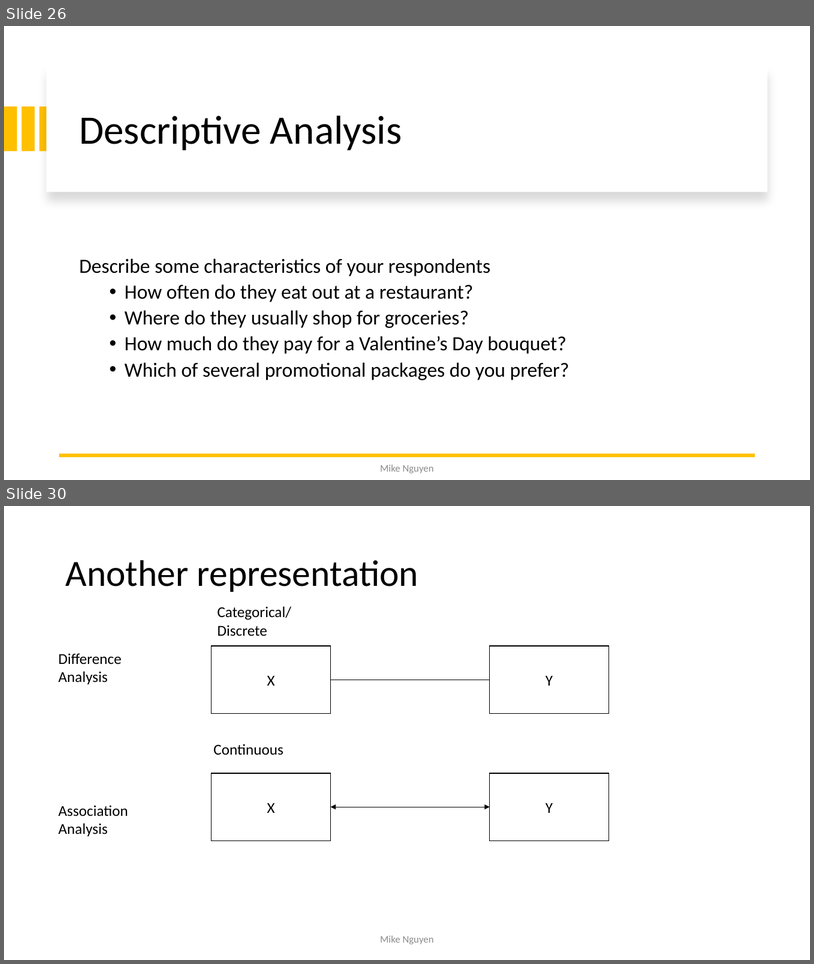
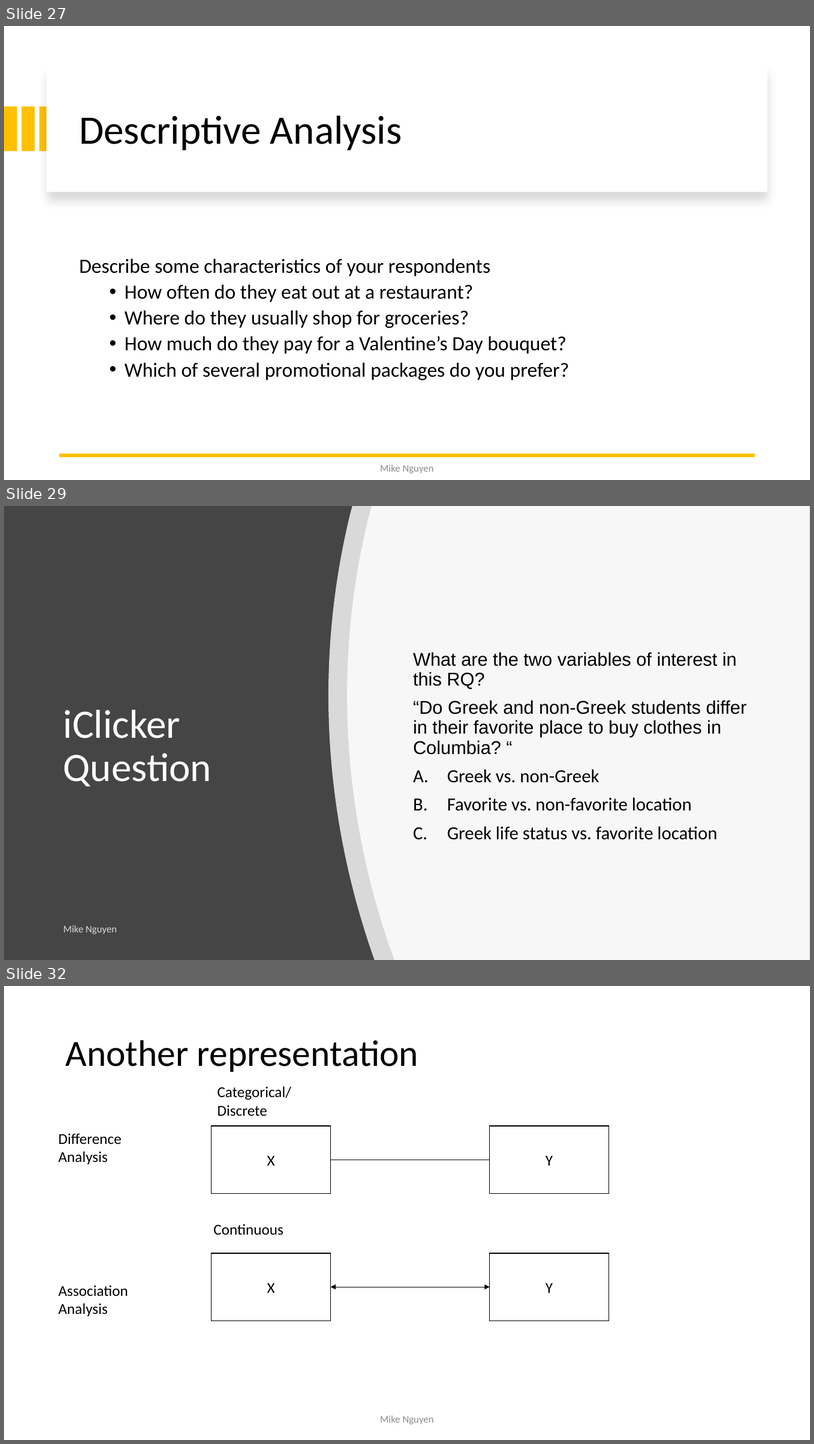
Before and after one commit to mikenguyen13/mar4050_S23_2, a slide deck: lectures/4/1_External Secondary Data_Causal Research.pptx. Shown one above the other, each under a label of ours: slides 26 and 30 before the commit, slides 27, 29 and 32 after it; the slides between them are not shown. The pictures are 814x964 and 814x1444 pixels, drawn with LibreOffice and Linux fonts; fonts in the diff are those of the drawing. Boxes give left, top, right and bottom in pixels: in the first picture for what was removed or moved away, otherwise in the second. Text is boxed around its words. In the diff, an @@ line names an element or a change of style, - is before the commit and + after.

```diff
--- a/lectures/4/1_External Secondary Data_Causal Research.pptx
+++ b/lectures/4/1_External Secondary Data_Causal Research.pptx
@@ slide 29 added at <box>4,506,810,960</box>, background #454545 @@
@@ freeform shape added at <box>329,506,810,960</box>, fill #FFFFFF at 80% opacity @@
@@ freeform shape added at <box>348,506,810,960</box>, fill #FFFFFF at 80% opacity @@
@@ text added at <box>413,652,747,840</box>, 22 pt, text #000000 @@
+What are the two variables of interest in this RQ?
+“Do Greek and non-Greek students differ in their favorite place to buy clothes in Columbia? “
+A. Greek vs. non-Greek
+B. Favorite vs. non-favorite location
+C. Greek life status vs. favorite location
@@ title added at <box>63,709,212,786</box>, 48 pt, text #FFFFFF @@
+iClicker Question
@@ text added at <box>63,925,117,934</box>, 12 pt, text #FFFFFF at 80% opacity @@
+Mike Nguyen
@@ what was slide 26 is now slide 27 @@
@@ what was slide 30 is now slide 32 @@
```
Also in this commit, not shown: 6 slides changed, 1 other slide added, 2 other files.
